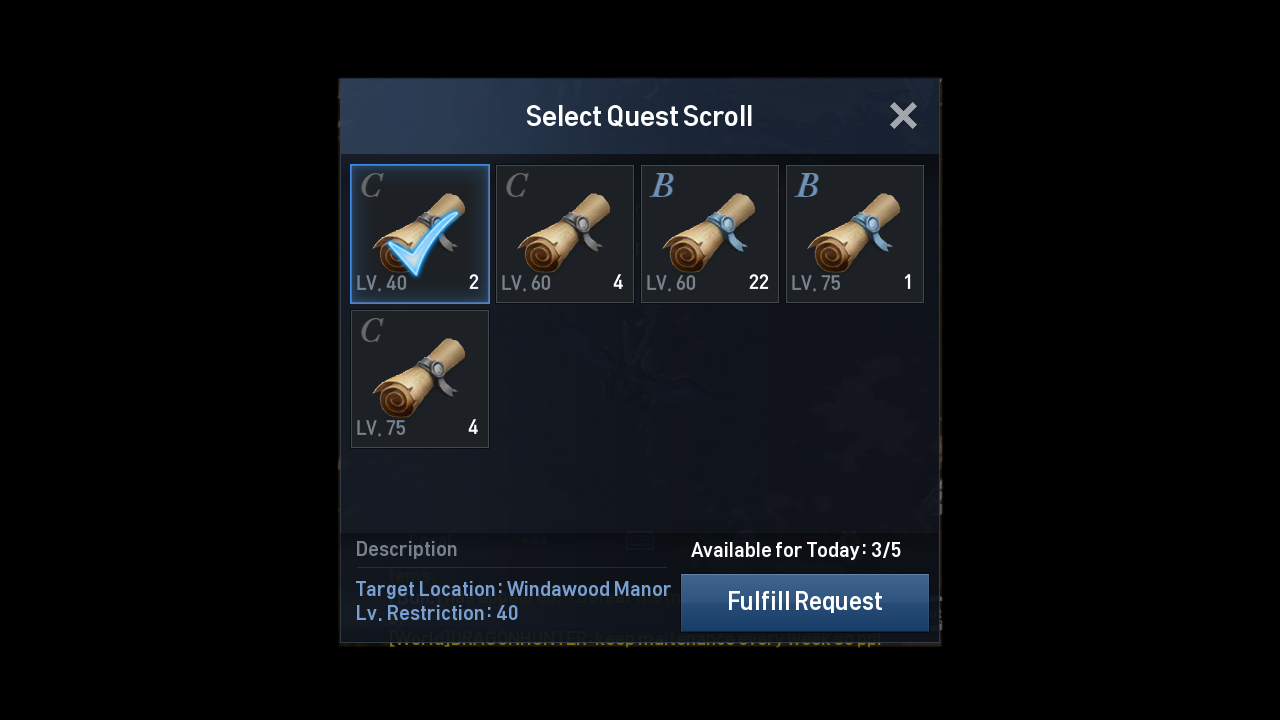
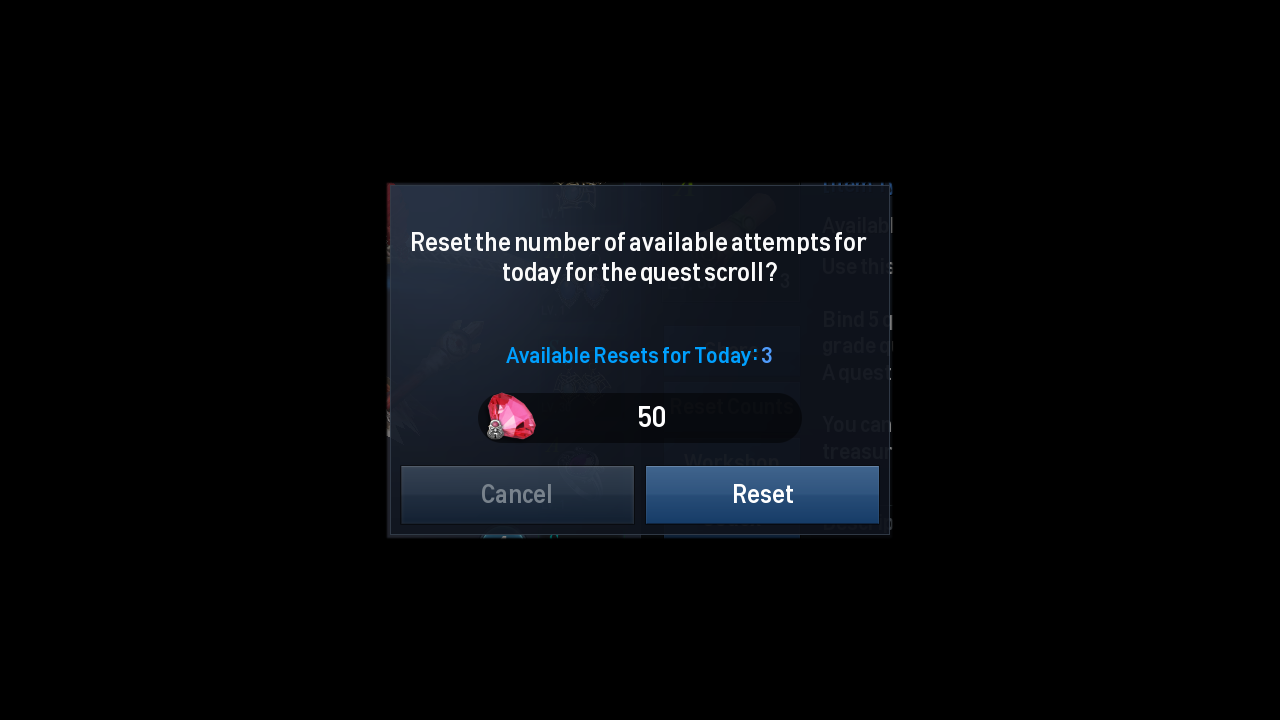
Comparing the layer stacks of the two 1280px x 720px images. Changes:
showed "Reset", painted on it over <box>337,76,944,648</box>
showed "CheckComplete", painted on it over <box>337,76,944,648</box>
